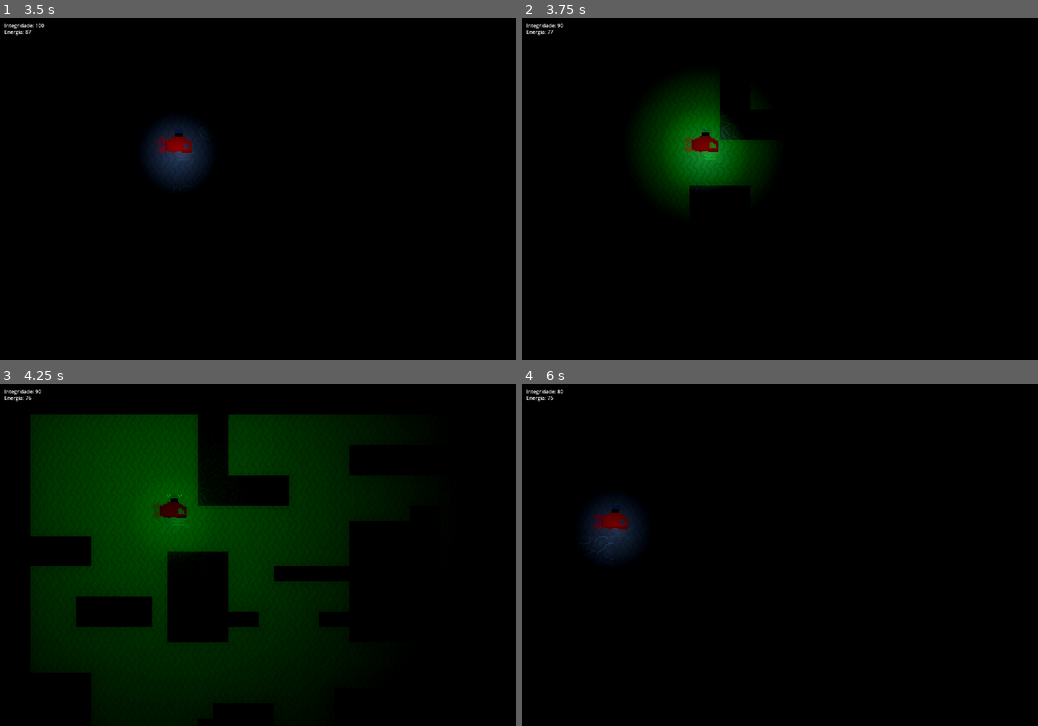
Above: before the commit, frames 1-4 (two rows, left to right).
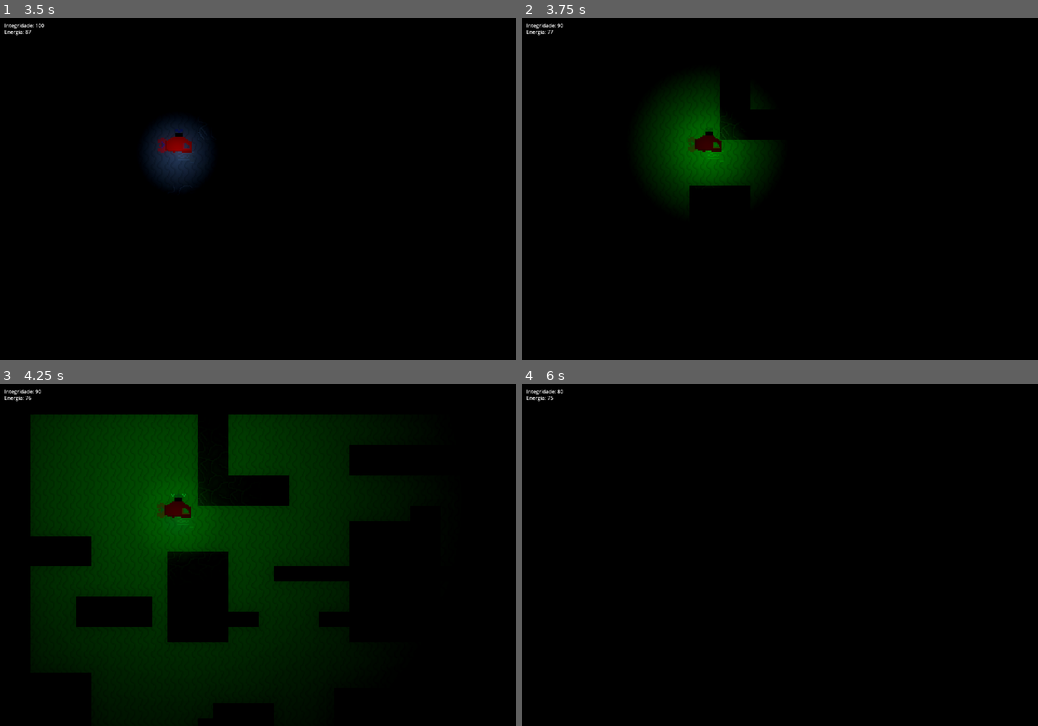
Above: after the commit, the same moments.

Repository: LitheFulminare/subechoXP3
Game: Godot game, scene res://Scenes/Layouts/Main 1.tscn
Same seed, same stepped clock (60 frames per second), same inputs: the game is played once before the commit and once after it.
Inputs:
- Up to frame 1 (3.5 s): tap Enter at 0.5 s; hold D (Right) 0.53-1.28 s; hold F (Sonar) 0.53-1.28 s; hold S (Down) 1.28-2.03 s; tap F (Sonar) at 1.35, 2.85 s; hold D (Right) 2.03-2.78 s; hold F (Sonar) 2.03-2.78 s; hold W (Up) from 2.78 s (still down)
- Up to frame 2 (3.75 s): release W (Up) at 3.53 s; hold A (Left) from 3.53 s (still down); hold F (Sonar) from 3.53 s (still down)
- Up to frame 3 (4.25 s): keep holding A (Left); keep holding F (Sonar)
- Up to frame 4 (6 s): release F (Sonar) at 4.28 s; tap F (Sonar) at 4.35, 5.85 s; release A (Left) at 5.03 s; hold S (Down) 5.03-5.78 s; hold F (Sonar) 5.03-5.78 s; hold D (Right) from 5.78 s (still down)

Frame 1 is identical in both runs. In frame 2, 0.6% of the frame differs, in the area x 31-41%, y 32-45%; in frame 3, 0.2%; in frame 4, 1.4%, in the area x 11-24%, y 34-52%.

Commit message:
hitbox

Diff:
--- a/Scenes/Player_e_misc/player.tscn
+++ b/Scenes/Player_e_misc/player.tscn
@@ -66,9 +66,6 @@
 "speed": 5.0
 }]
 
-[sub_resource type="RectangleShape2D" id="RectangleShape2D_uhf8u"]
-size = Vector2(66.9999, 106)
-
 [sub_resource type="Gradient" id="Gradient_sbpw5"]
 colors = PackedColorArray(0.613281, 0.764343, 1, 1, 0, 0, 0, 1)
 
@@ -130,12 +127,10 @@
 frame_progress = 0.382877
 metadata/_edit_lock_ = true
 
-[node name="Collider" type="CollisionShape2D" parent="."]
-visible = false
-position = Vector2(-3.00006, 0.499939)
+[node name="CollisionPolygon2D" type="CollisionPolygon2D" parent="."]
+position = Vector2(-4.99988, -12)
 rotation = 1.5708
-shape = SubResource("RectangleShape2D_uhf8u")
-debug_color = Color(0, 0.6, 0.701961, 0.419608)
+polygon = PackedVector2Array(20.0001, 27, 24.0001, 27, 24.0002, 55, -23.9998, 55.0002, -23.9999, 7.00024, -51.9999, 7.00024, -52.0001, -28.9998, -25.0001, -28.9998, -11.0002, -52.9999, 19.9998, -53, 19.9998, -61, 55.9998, -61.0001, 55.9998, -49.0001, 47.9998, -49.0001, 48, -9.00012, 37, -9, 24.0001, 7)
 
 [node name="Light" type="PointLight2D" parent="."]
 position = Vector2(1.99998, 5.00002)
Not shown: 1 places in Scenes/Player_e_misc/player.tscn that only renumber resources
